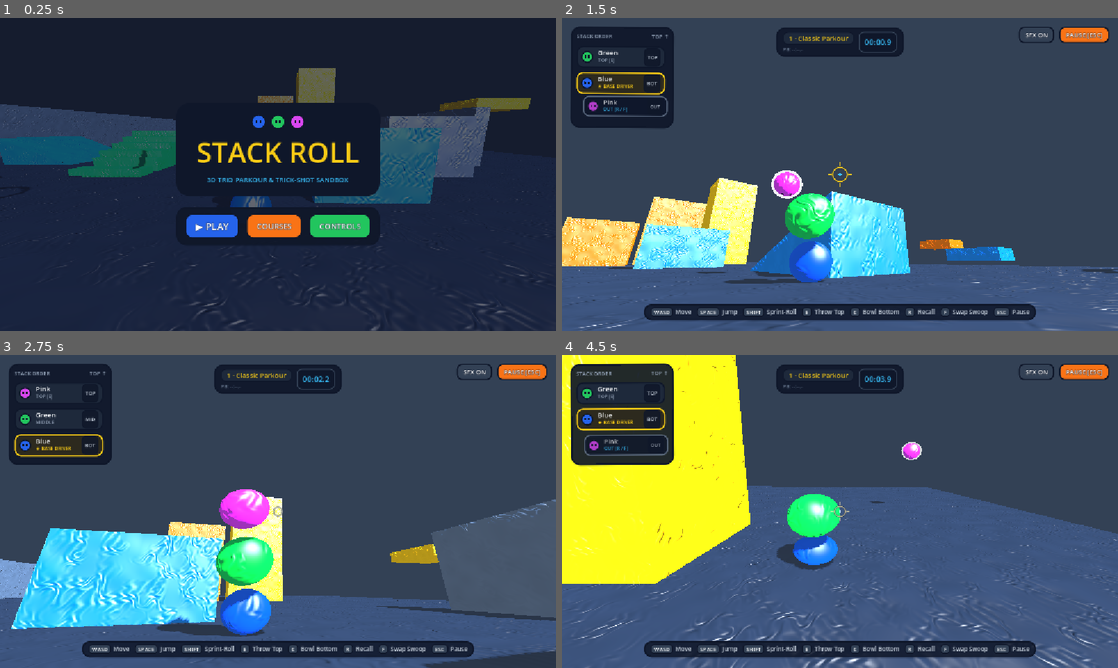
Above: before the commit, frames 1-4 (two rows, left to right).
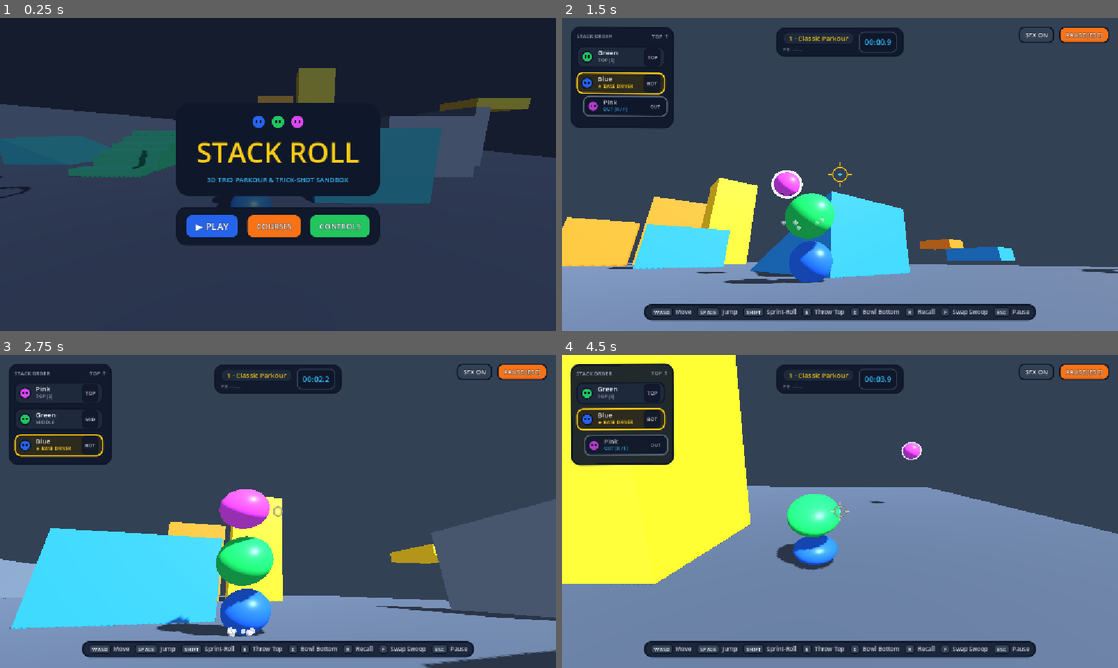
Above: after the commit, the same moments.

Repository: freeeked/godotgame
Game: Godot game, scene res://main.tscn
The game is run twice, just before and just after one commit, with the same random seed, the same clock (stepped at 60 frames per second) and the same inputs.
Inputs (mouse positions are in pixels of both pictures, inside the frame that each line leads up to):
- Up to frame 1 (0.25 s): no input
- Up to frame 2 (1.5 s): click "▶ PLAY" at 0.5 s; tap Enter at 1.25 s; move the mouse to (867, 174) at 1.27 s; hold W (move_forward) from 1.28 s (still down); hold E (eject) from 1.28 s (still down); click (867, 174) at 1.42 s
- Up to frame 3 (2.75 s): keep holding W (move_forward); tap Space (jump) at 1.52, 1.82, 2.27, 2.57 s; tap R (recall) at 1.55, 2.1 s; move the mouse to (250, 511) at 2.02 s; release E (eject) at 2.03 s; tap Shift (sprint_roll) at 2.3 s
- Up to frame 4 (4.5 s): keep holding W (move_forward); move the mouse to (851, 505) at 2.77 s; hold Shift (sprint_roll) 2.78-3.53 s; tap Space (jump) at 3.05, 3.6, 3.77, 4.07 s; move the mouse to (834, 517) at 3.52 s; click (834, 517) at 3.67 s; tap E (eject) at 3.8 s; move the mouse to (878, 514) at 4.27 s; hold Q (center_camera) from 4.28 s (still down)

The runs differ from the first frame. In frame 1, 1.5% of the frame differs, in the area x 0-100%, y 16-100%; in frame 2, 24%; in frame 3, 21%; in frame 4, 56%, in the area x 0-100%, y 0-100%.

Commit message:
add dust

Diff:
--- a/main.tscn
+++ b/main.tscn
@@ -215,7 +215,7 @@
 script = ExtResource("3_h2yge")
 
 [node name="TurretCannon" type="Node3D" parent="." unique_id=1764826004]
-transform = Transform3D(-0.73042774, -7.152556e-07, 0.68299, 0.5527567, 0.5873689, 0.5911494, -0.40116766, 0.80931914, -0.42903018, -17.51033, 1.3318038, -4.626129)
+transform = Transform3D(-0.7304278, -8.3446486e-07, 0.68299, 0.5527567, 0.587369, 0.5911494, -0.4011678, 0.80931914, -0.42903018, -17.51033, 1.3318038, -4.626129)
 script = ExtResource("7_trcan")
 yaw_deg = 122.13558
 pitch_deg = 40.0
@@ -248,5 +248,6 @@
 grow_vertical = 2
 mouse_filter = 2
 
-[node name="Node" type="Node" parent="." unique_id=320649990]
+[node name="ClayWorldStyler" type="Node" parent="." unique_id=320649990]
 script = ExtResource("8_5vw27")
+enabled = false
--- /dev/null
+++ b/scripts/dust_particles.gd
@@ -0,0 +1,342 @@
+class_name DustParticles
+extends Node3D
+
+@export_group("Puff Geometry & Shading")
+@export var puff_radius: float = 0.16
+@export var use_clay_style: bool = false ## If true, uses smooth clay-like roughness; false keeps crisp flat-shaded facets
+@export var max_active_particles: int = 160
+
+@export_group("Physics & Curve Tuning")
+@export var drag_damping: float = 7.0
+@export var upward_buoyancy: float = 0.9
+@export var pop_in_ratio: float = 0.20 ## First % of lifetime spent popping in from 0.4x to 1.0x scale
+@export var shrink_end_ratio: float = 0.15 ## Final scale multiplier right before vanishing
+@export var spin_speed_max: float = 6.0
+
+@export_group("Preset Colors")
+@export var burst_color: Color = Color("e2e8f0")
+@export var skid_color: Color = Color("cbd5e1")
+@export var footstep_color: Color = Color("94a3b8")
+@export var wall_bump_color: Color = Color("cbd5e1")
+
+@export_group("Auto Stack Tracking")
+@export var auto_track_footsteps_and_skids: bool = true
+@export var footstep_interval_normal: float = 0.22
+@export var footstep_interval_roll: float = 0.11
+@export var skid_turn_dot_threshold: float = -0.35
+
+class PuffInstance:
+	var mesh_inst: MeshInstance3D
+	var material: StandardMaterial3D
+	var velocity: Vector3
+	var rot_speed: Vector3
+	var age: float = 0.0
+	var max_age: float = 0.3
+	var initial_scale: float = 1.0
+	var base_opacity: float = 0.85
+
+var _particles: Array[PuffInstance] = []
+var _puff_mesh: SphereMesh
+var _player_stack: PlayerStack
+
+# Auto-tracking state for footsteps and sharp direction reversals
+var _footstep_timer: float = 0.0
+var _prev_move_dir: Vector3 = Vector3.ZERO
+var _skid_cooldown: float = 0.0
+
+func _ready() -> void:
+	_build_shared_mesh()
+
+func _build_shared_mesh() -> void:
+	# Low-segment SphereMesh produces crisp, chunky icosahedron-style facets in Godot 4
+	_puff_mesh = SphereMesh.new()
+	_puff_mesh.radius = puff_radius
+	_puff_mesh.height = puff_radius * 2.0
+	_puff_mesh.radial_segments = 6
+	_puff_mesh.rings = 3
+
+## Connects directly to PlayerStack signals so jumps, landings, bounces, and ejects emit automatically.
+func bind_to_player_stack(stack: PlayerStack) -> void:
+	if stack == null:
+		return
+	_player_stack = stack
+
+	stack.jumped.connect(func(stack_count: int, is_air_combo: bool) -> void:
+		var origin: Vector3 = stack.get_leader_position() + Vector3(0.0, -0.45, 0.0)
+		var count: int = 10 if is_air_combo else (6 + stack_count)
+		var col: Color = Color("bae6fd") if is_air_combo else burst_color
+		emit_burst(origin, count, col, 3.6 if is_air_combo else 3.0, 1.05 if is_air_combo else 0.9)
+	)
+
+	stack.landed.connect(func(impact_speed: float, stack_count: int) -> void:
+		var intensity: float = clampf(impact_speed / 20.0, 0.4, 1.35)
+		var origin: Vector3 = stack.get_leader_position() + Vector3(0.0, -0.5, 0.0)
+		emit_burst(origin, 6 + stack_count * 2, burst_color, 2.8 * intensity, 0.85 * intensity)
+	)
+
+	stack.bounced.connect(func(speed: float) -> void:
+		var intensity: float = clampf(speed / 16.0, 0.35, 1.1)
+		emit_burst(stack.get_stack_center(), 5, skid_color, 2.4 * intensity, 0.7 * intensity)
+	)
+
+	stack.blob_ejected.connect(func(_id: int, _name: String, is_roll: bool) -> void:
+		var origin: Vector3 = stack.get_leader_position() if is_roll else stack.get_stack_center()
+		emit_burst(origin, 7 if is_roll else 6, burst_color, 3.8 if is_roll else 2.9, 0.85)
+	)
+
+	stack.blob_reabsorbed.connect(func(_id: int, _name: String, was_recalling: bool) -> void:
+		if was_recalling:
+			emit_burst(stack.get_stack_center(), 6, Color("fef08a"), 2.6, 0.75)
+	)
+
+func _physics_process(delta: float) -> void:
+	if auto_track_footsteps_and_skids and _player_stack != null:
+		_update_stack_locomotion_dust(delta)
+	update_particles(delta)
+
+func _update_stack_locomotion_dust(delta: float) -> void:
+	if _player_stack._active_nodes.is_empty() or _player_stack.is_externally_controlled():
+		return
+
+	_skid_cooldown = maxf(0.0, _skid_cooldown - delta)
+	var leader := _player_stack._active_nodes[0]
+	var vel: Vector3 = _player_stack._leader_vel
+	var horiz_vel := Vector3(vel.x, 0.0, vel.z)
+	var horiz_speed: float = horiz_vel.length()
+	var feet_pos: Vector3 = leader.body.global_position - Vector3(0.0, leader.radius * 0.82, 0.0)
+
+	# 1. Wall bump / slide friction puffs when pushing against a wall
+	if leader.body.is_on_wall() and vel.length() > 3.5:
+		if _skid_cooldown <= 0.0:
+			var wall_n: Vector3 = leader.body.get_wall_normal()
+			emit_wall_bump_dust(leader.body.global_position - wall_n * (leader.radius * 0.7), wall_n)
+			_skid_cooldown = 0.14
+
+	if not _player_stack._is_grounded or horiz_speed < 2.2:
+		_footstep_timer = 0.0
+		if horiz_speed < 1.0:
+			_prev_move_dir = Vector3.ZERO
+		return
+
+	var move_dir: Vector3 = horiz_vel / horiz_speed
+
+	# 2. Sharp direction reversal skid puffs
+	if _prev_move_dir.length_squared() > 0.5 and _skid_cooldown <= 0.0:
+		if move_dir.dot(_prev_move_dir) < skid_turn_dot_threshold and horiz_speed > 6.5:
+			emit_skid_dust(feet_pos, move_dir)
+			_skid_cooldown = 0.22
+
+	_prev_move_dir = _prev_move_dir.lerp(move_dir, minf(1.0, 10.0 * delta)).normalized()
+
+	# 3. Periodic footstep / sprint-roll puffs
+	_footstep_timer -= delta
+	if _footstep_timer <= 0.0:
+		emit_footstep_dust(feet_pos, move_dir)
+		_footstep_timer = footstep_interval_roll if _player_stack._is_sprint_rolling else footstep_interval_normal
+
+func spawn_particle(
+	origin: Vector3,
+	velocity: Vector3,
+	color: Color,
+	initial_scale: float,
+	max_age: float,
+	opacity: float
+) -> PuffInstance:
+	if _puff_mesh == null:
+		_build_shared_mesh()
+
+	# Recycle oldest particle if we hit the cap
+	if _particles.size() >= max_active_particles:
+		var oldest: PuffInstance = _particles.pop_front()
+		if is_instance_valid(oldest.mesh_inst):
+			oldest.mesh_inst.queue_free()
+
+	var mat := StandardMaterial3D.new()
+	mat.albedo_color = Color(color.r, color.g, color.b, opacity)
+	mat.roughness = 0.72 if use_clay_style else 0.92
+	mat.metallic = 0.0
+	mat.shading_mode = BaseMaterial3D.SHADING_MODE_PER_PIXEL
+	mat.transparency = BaseMaterial3D.TRANSPARENCY_ALPHA
+	# Flat-shaded faceted look via vertex/face normals unless clay style is toggled
+	if not use_clay_style:
+		mat.vertex_color_use_as_albedo = false
+
+	var mesh_inst := MeshInstance3D.new()
+	mesh_inst.mesh = _puff_mesh
+	mesh_inst.material_override = mat
+	mesh_inst.cast_shadow = GeometryInstance3D.SHADOW_CASTING_SETTING_OFF
+	mesh_inst.position = origin
+	mesh_inst.rotation = Vector3(
+		randf() * PI,
+		randf() * PI,
+		randf() * PI
+	)
+	mesh_inst.scale = Vector3.ONE * (initial_scale * 0.4)
+	add_child(mesh_inst)
+
+	var p := PuffInstance.new()
+	p.mesh_inst = mesh_inst
+	p.material = mat
+	p.velocity = velocity
+	p.rot_speed = Vector3(
+		randf_range(-0.5, 0.5) * spin_speed_max,
+		randf_range(-0.5, 0.5) * spin_speed_max,
+		randf_range(-0.5, 0.5) * spin_speed_max
+	)
+	p.age = 0.0
+	p.max_age = maxf(0.05, max_age)
+	p.initial_scale = initial_scale
+	p.base_opacity = opacity
+
+	_particles.append(p)
+	return p
+
+## Radial puff for jump takeoff, landing, or throw pop.
+func emit_burst(
+	origin: Vector3,
+	count: int = 8,
+	color: Color = Color("e2e8f0"),
+	speed: float = 3.2,
+	scale_mult: float = 1.0
+) -> void:
+	for i: int in range(count):
+		var angle: float = (float(i) / float(maxi(1, count))) * TAU + randf_range(-0.25, 0.25)
+		var radial_speed: float = speed * randf_range(0.6, 1.2)
+
+		var pos := origin + Vector3(cos(angle) * 0.22, 0.0, sin(angle) * 0.22)
+		var vel := Vector3(
+			cos(angle) * radial_speed,
+			randf_range(1.1, 2.6),
+			sin(angle) * radial_speed
+		)
+
+		spawn_particle(
+			pos,
+			vel,
+			color,
+			scale_mult * randf_range(0.65, 1.15),
+			randf_range(0.26, 0.38),
+			0.85
+		)
+
+## Sharp Turn / Skid Dust: slate-tinted puffs kicked back on direction reversal.
+func emit_skid_dust(origin: Vector3, facing_direction: Vector3) -> void:
+	var base_angle: float = atan2(facing_direction.x, facing_direction.z) + PI
+	for i: int in range(3):
+		var angle: float = base_angle + randf_range(-0.3, 0.3)
+		var radial_speed: float = randf_range(2.6, 4.0)
+
+		var pos := origin + Vector3(cos(angle) * 0.15, 0.06, sin(angle) * 0.15)
+		var vel := Vector3(
+			cos(angle) * radial_speed,
+			randf_range(0.6, 1.3),
+			sin(angle) * radial_speed
+		)
+
+		spawn_particle(
+			pos,
+			vel,
+			skid_color,
+			randf_range(0.45, 0.65),
+			randf_range(0.20, 0.28),
+			0.75
+		)
+
+## Running Footstep Puffs: small, soft ground-colored puffs that hug the floor.
+func emit_footstep_dust(origin: Vector3, facing_direction: Vector3) -> void:
+	var base_angle: float = atan2(facing_direction.x, facing_direction.z) + PI
+	var angle: float = base_angle + randf_range(-0.25, 0.25)
+	var radial_speed: float = randf_range(1.1, 1.8)
+
+	var pos := origin + Vector3(cos(angle) * 0.18, 0.04, sin(angle) * 0.18)
+	var vel := Vector3(
+		cos(angle) * radial_speed,
+		randf_range(0.35, 0.70),
+		sin(angle) * radial_speed
+	)
+
+	spawn_particle(
+		pos,
+		vel,
+		footstep_color,
+		randf_range(0.32, 0.46),
+		randf_range(0.18, 0.24),
+		0.55
+	)
+
+## Wall Slide / Bump Dust: small friction puffs that drift gently off the wall surface.
+func emit_wall_bump_dust(origin: Vector3, impact_normal: Vector3) -> void:
+	var base_angle: float = atan2(impact_normal.x, impact_normal.z)
+	for i: int in range(2):
+		var angle: float = base_angle + randf_range(-0.45, 0.45)
+		var radial_speed: float = randf_range(1.6, 2.7)
+
+		var pos := origin + Vector3(
+			impact_normal.x * 0.08,
+			randf_range(-0.125, 0.125),
+			impact_normal.z * 0.08
+		)
+		var vel := Vector3(
+			cos(angle) * radial_speed,
+			randf_range(0.4, 1.1),
+			sin(angle) * radial_speed
+		)
+
+		spawn_particle(
+			pos,
+			vel,
+			wall_bump_color,
+			randf_range(0.34, 0.50),
+			randf_range(0.18, 0.25),
+			0.65
+		)
+
+## Custom Animation Helper: spawn a single puff and drive custom Tween/AnimationPlayer tracks on its MeshInstance3D.
+func play_custom_puff(
+	origin: Vector3,
+	velocity: Vector3,
+	color: Color = Color.WHITE,
+	initial_scale: float = 1.0,
+	duration: float = 0.4,
+	custom_tween_callback: Callable = Callable()
+) -> PuffInstance:
+	var p: PuffInstance = spawn_particle(origin, velocity, color, initial_scale, duration, 0.9)
+	if custom_tween_callback.is_valid():
+		custom_tween_callback.call(p.mesh_inst, p.material)
+	return p
+
+func clear_all() -> void:
+	for p: PuffInstance in _particles:
+		if is_instance_valid(p.mesh_inst):
+			p.mesh_inst.queue_free()
+	_particles.clear()
+
+func update_particles(delta: float) -> void:
+	var drag_factor: float = exp(-drag_damping * delta)
+
+	for i: int in range(_particles.size() - 1, -1, -1):
+		var p: PuffInstance = _particles[i]
+		p.age += delta
+
+		if p.age >= p.max_age or not is_instance_valid(p.mesh_inst):
+			if is_instance_valid(p.mesh_inst):
+				p.mesh_inst.queue_free()
+			_particles.remove_at(i)
+			continue
+
+		var t: float = p.age / p.max_age
+		p.velocity *= drag_factor
+		p.velocity.y += upward_buoyancy * delta
+		p.mesh_inst.position += p.velocity * delta
+		p.mesh_inst.rotation += p.rot_speed * delta
+
+		# Quick pop-in over first pop_in_ratio of life, then smooth shrink
+		var scale_curve: float
+		if t < pop_in_ratio:
+			scale_curve = 0.4 + (t / maxf(0.001, pop_in_ratio)) * 0.6
+		else:
+			var shrink_t: float = (t - pop_in_ratio) / maxf(0.001, 1.0 - pop_in_ratio)
+			scale_curve = 1.0 - shrink_t * (1.0 - shrink_end_ratio)
+
+		p.mesh_inst.scale = Vector3.ONE * maxf(0.01, p.initial_scale * scale_curve)
+		p.material.albedo_color.a = p.base_opacity * (1.0 - t * t)
--- a/scripts/test_main.gd
+++ b/scripts/test_main.gd
@@ -48,6 +48,7 @@
 var _camera: Camera3D
 var _hud: GameHUD
 var _sound: SoundEngine
+var _dust: DustParticles
 
 var _target_yaw: float = 0.0
 var _target_pitch: float = -0.16
@@ -76,6 +77,7 @@
 	_setup_camera()
 	_setup_hud()
 	_setup_sound()
+	_setup_dust()
 
 	if player_stack != null:
 		player_stack.target_lock_changed.connect(func(_id: int, _blob_name: String, is_locked: bool) -> void:
@@ -99,6 +101,7 @@
 			_smoothed_boost_ratio = 0.0
 			_reset_level_contraptions()
 			_refresh_stack_hud()
+			_dust.clear_all()
 		)
 		_refresh_stack_hud()
 
@@ -227,6 +230,15 @@
 		env.ambient_light_energy = 0.65
 		world_env.environment = env
 		add_child(world_env)
+
+func _setup_dust() -> void:
+	_dust = get_node_or_null("DustParticles") as DustParticles
+	if _dust == null:
+		_dust = DustParticles.new()
+		_dust.name = "DustParticles"
+		add_child(_dust)
+	if player_stack != null:
+		_dust.bind_to_player_stack(player_stack)
 
 func _setup_camera() -> void:
 	_camera = find_child("Camera3D", true, false) as Camera3D
Not shown, added: scripts/dust_particles.gd.uid
